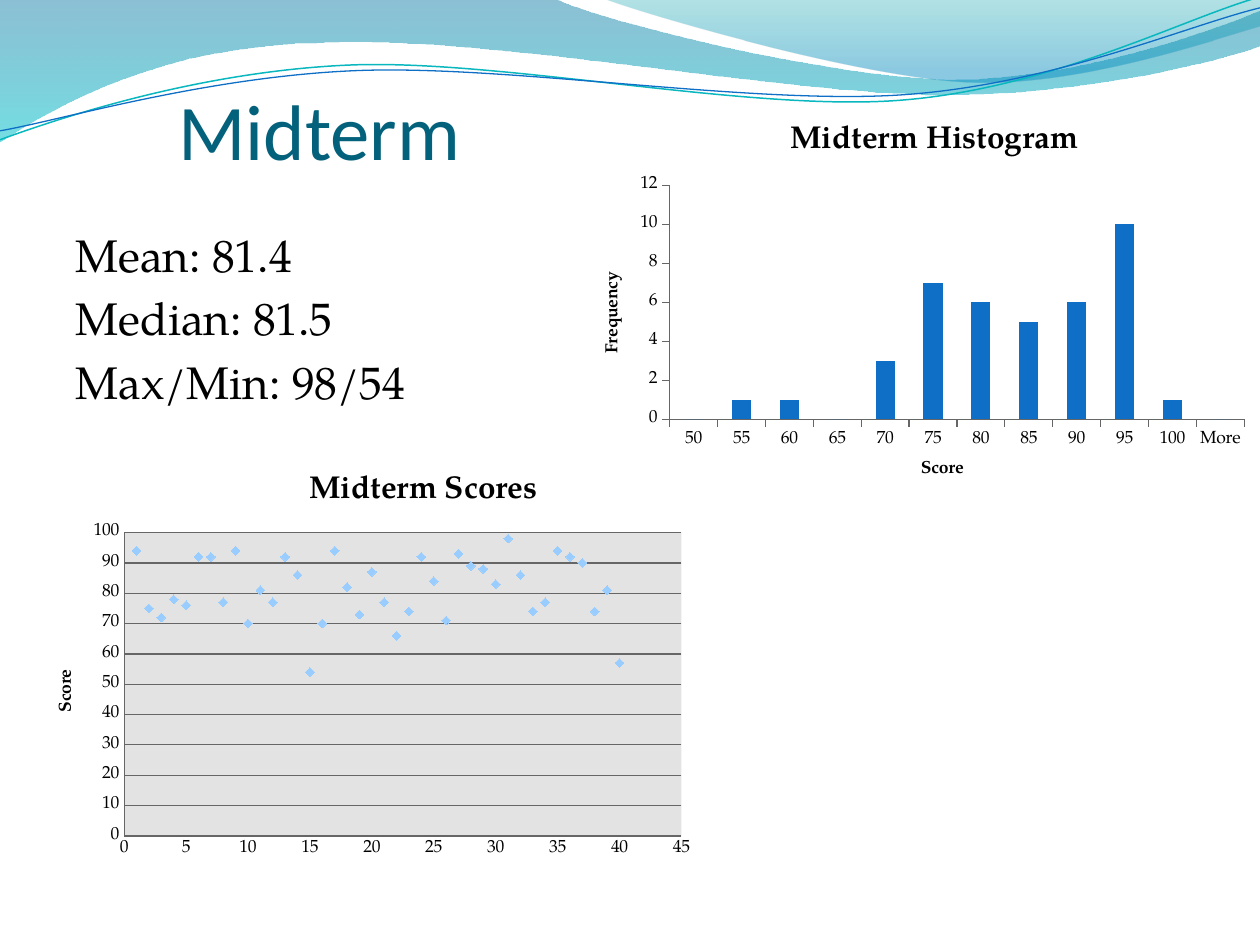
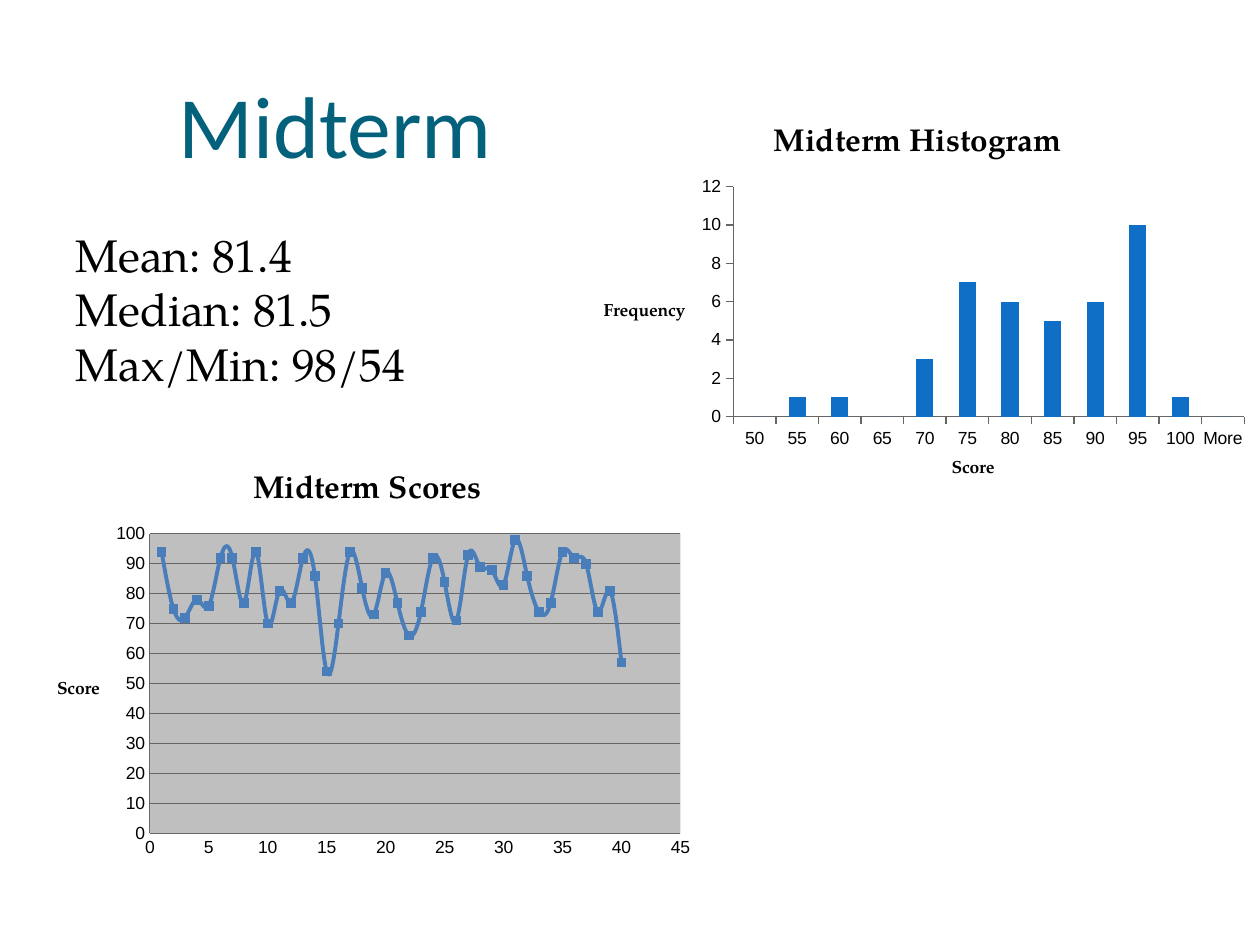
Before and after one commit to muff1nman/ClassNotes, a slide deck: slide 2 of Econ/PPT/S13_Lecture_15.pptx. Drawn at 1260x945 pixels with LibreOffice and Linux fonts; fonts in the diff are those of the drawing; background and template pictures are left out. Boxes give left, top, right and bottom in pixels: in the first picture for what was removed or moved away, otherwise in the second. Text is boxed around its words. In the diff, an @@ line names an element or a change of style, - is before the commit and + after.

Commit message:
dropped backgrounds

```diff
--- a/Econ/PPT/S13_Lecture_15.pptx
+++ b/Econ/PPT/S13_Lecture_15.pptx
@@ freeform shape removed at bbox=[0, 0, 1260, 142] @@
@@ freeform shape removed at bbox=[0, 0, 1260, 147] @@
@@ freeform shape removed at bbox=[0, 8, 1260, 141] @@
@@ freeform shape removed at bbox=[604, 0, 1260, 87] @@
@@ text "Midterm" at bbox=[178, 97, 491, 159]: size 45 to 50 pt @@
@@ column chart at bbox=[578, 105, 1259, 504] @@
-categories: 50, 55, 60, 65, 70, 75, 80, 85, 90, 95, 100, More
+categories: 1, 2, 3, 4, 5, 6, 7, 8, 9, 10, 11, 12
-Series 1: 0, 1, 1, 0, 3, 7, 6, 5, 6, 10, 1, 0
+Series 1: 0, 10, 10, 0, 30, 70, 60, 50, 60, 100, 10, 0
@@ category axis title "Score" to "" @@
@@ value axis title "Frequency" to "" @@
@@ category axis changed @@
@@ value axis changed @@
@@ background changed @@
@@ lettering changed @@
@@ text "Mean: 81.4" at bbox=[75, 240, 405, 388]: less space between paragraphs @@
@@ scatter chart at bbox=[32, 451, 703, 866] @@
@@ scatter chart to scatter smooth chart @@
-Series 1: (1, 94), (2, 75), (3, 72), (4, 78), (5, 76), (6, 92), (7, 92), (8, 77), (9, 94), (10, 70), (11, 81), (12, 77), (13, 92), (14, 86), (15, 54), (16, 70), (17, 94), (18, 82), (19, 73), (20, 87), (21, 77), (22, 66), (23, 74), (24, 92), (25, 84), (26, 71), (27, 93), (28, 89), (29, 88), (30, 83), (31, 98), (32, 86), (33, 74), (34, 77), (35, 94), (36, 92), (37, 90), (38, 74), (39, 81), (40, 57)
+Series 1: (-, 96), (-, 77), (-, 73), (-, 80), (-, 78), (-, 94), (-, 94), (-, 79), (-, 96), (-, 71), (-, 83), (-, 79), (-, 94), (-, 88), (-, 55), (-, 71), (-, 96), (-, 84), (-, 74), (-, 89), (-, 79), (-, 67), (-, 76), (-, 94), (-, 86), (-, 72), (-, 95), (-, 91), (-, 90), (-, 85), (-, 100), (-, 88), (-, 76), (-, 79), (-, 96), (-, 94), (-, 92), (-, 76), (-, 83), (-, 58)
@@ colour of Series 1 #0F6FC6 to #4F81BD @@
@@ value axis title "Score" to "" @@
@@ category axis changed @@
@@ value axis changed @@
@@ background changed @@
@@ lettering changed @@
```
Also in this commit, not shown: 23 other slides changed, 11 other files.
